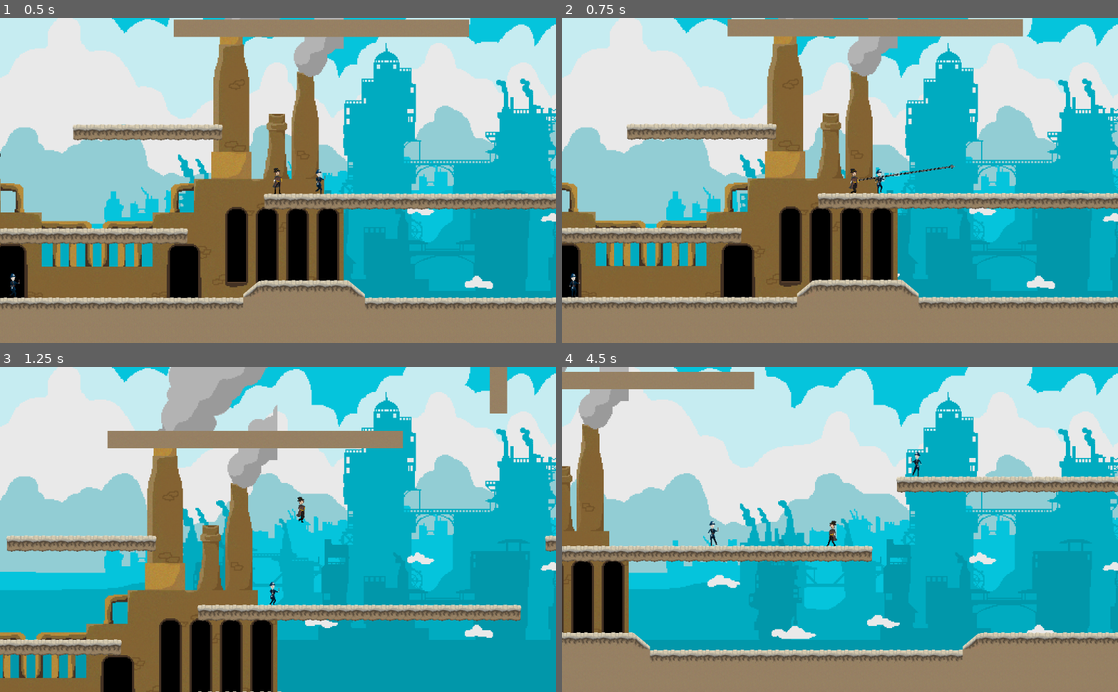
Above: before the commit, frames 1-4 (two rows, left to right).
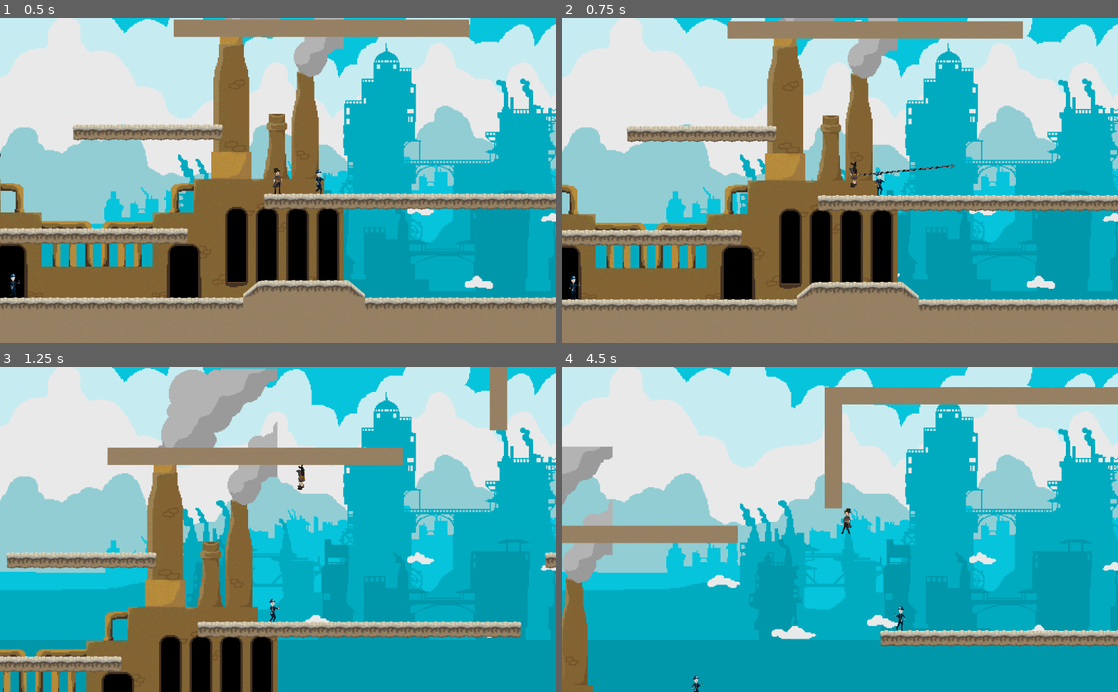
Above: after the commit, the same moments.

Repository: TheSegFaultCompany/Game-1
Game: Godot game, scene res://scenes/testLevel.tscn
The game is run twice, just before and just after one commit, with the same random seed, the same clock (stepped at 60 frames per second) and the same inputs. The project has no main scene, so this scene is started directly.
Inputs (mouse positions are in pixels of both pictures, inside the frame that each line leads up to):
- Up to frame 1 (0.5 s): no input
- Up to frame 2 (0.75 s): tap Enter at 0.5 s; move the mouse to (962, 164) at 0.52 s; hold Right (ui_right) from 0.53 s (still down); tap T at 0.6 s; click (962, 164) at 0.67 s
- Up to frame 3 (1.25 s): keep holding Right (ui_right); tap Up (ui_up) at 0.77 s
- Up to frame 4 (4.5 s): move the mouse to (728, 545) at 1.27 s; tap M (turn_on_shader) at 1.35, 3.6 s; tap Up (ui_up) at 1.52, 3.02, 3.77 s; tap T at 1.55, 2.1, 2.85, 3.8, 4.35 s; tap Space at 2, 3.5 s; move the mouse to (895, 458) at 2.02 s; release Right (ui_right) at 2.03 s; hold Left (ui_left) 2.03-2.78 s; tap Enter at 2.75 s; move the mouse to (812, 594) at 2.77 s; hold Right (ui_right) 2.78-4.28 s; click (812, 594) at 2.92 s; move the mouse to (1006, 578) at 3.52 s; move the mouse to (673, 480) at 4.27 s; hold Left (ui_left) from 4.28 s (still down)

Frame 1 is identical in both runs. In frame 2, 9.8% of the frame differs, in the area x 0-100%, y 0-91%; in frame 3, 23%; in frame 4, 33%, in the area x 0-100%, y 0-100%.

Commit message:
implemented the reverse gravity to test toggle 't' df Please enter the commit message for your changes. Lines starting

Diff:
--- a/scripts/player/Player.gd
+++ b/scripts/player/Player.gd
@@ -20,13 +20,16 @@
 # Motion vector for movement of the player object
 var motion = Vector2()
 
-# Function for the click event, use the grappling hook
+# Function for the click event, use the grappling hook or toggle reverse gravity
 func _input(event: InputEvent) -> void:
 	if event is InputEventMouseButton:
 		if event.pressed and grappling == true:
 			$chain.shoot(event.position - get_viewport().size * 0.5)
 		else:
 			$chain.release()
+	if event is InputEventKey and event.pressed:
+		if event.scancode == KEY_T:
+			anti_gravity = !anti_gravity
 
 # Process where all the movement calculations are done
 func _physics_process(_delta: float) -> void:
@@ -40,9 +43,11 @@
 	var walk = (Input.get_action_strength("ui_right") - Input.get_action_strength("ui_left")) * MAX_SPEED
 
 	# Falling Up or Down, depending on the orientation of the gravity
-	if (anti_gravity):
+	if (anti_gravity == true):
+		$AnimatedSprite.flip_v = true
 		motion.y -= GRAVITY
 	else:
+		$AnimatedSprite.flip_v = false
 		motion.y += GRAVITY
 
 	# Hook Physics
